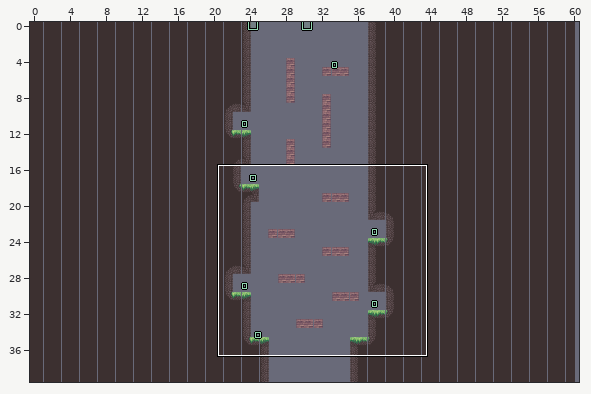
One commit to this LDtk project: Levels/World_2/Level_2-3.ldtk. The picture above shows the old version from afar; the outline marks the close-up.
Close-up. First the earlier version:
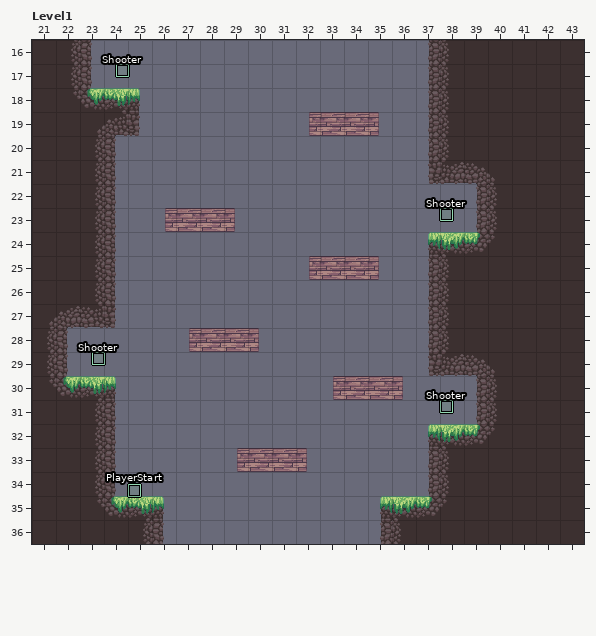
Cells are 32x32 px. Shown: Level1 x 21..43, y 16..36. Layer "Tiles" is drawn -16,0 px off the grid.
The result:
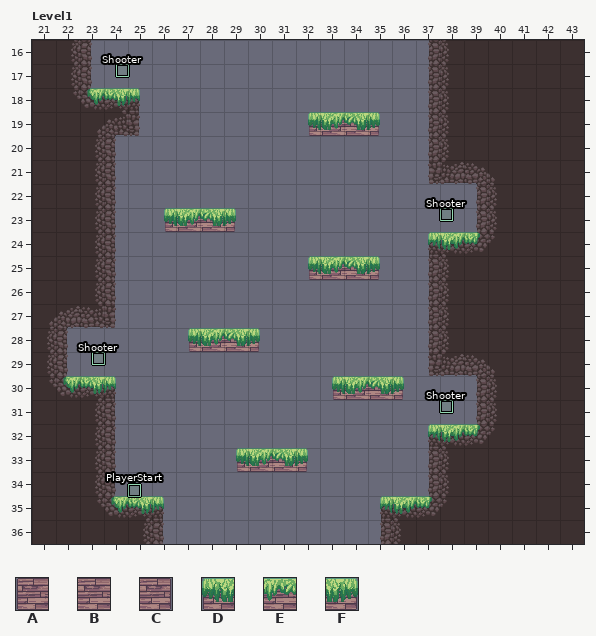
Key: from "Tiles_Sheet_02": A 24, B 25, C 26, D 24 under 14, E 25 under 22, F 26 under 30.
_ is an empty cell.
The exact change:
Layer "Tiles":
The author changed tile A to tile D in row 19 at x 33; in row 23 at x 27; in row 25 at x 33; in row 28 at x 28; in row 30 at x 34; in row 33 at x 30.
The author changed tile B to tile E in row 19 at x 34; in row 23 at x 28; in row 25 at x 34; in row 28 at x 29; in row 30 at x 35; in row 33 at x 31.
The author changed tile C to tile F in row 19 at x 35; in row 23 at x 29; in row 25 at x 35; in row 28 at x 30; in row 30 at x 36; in row 33 at x 32.
